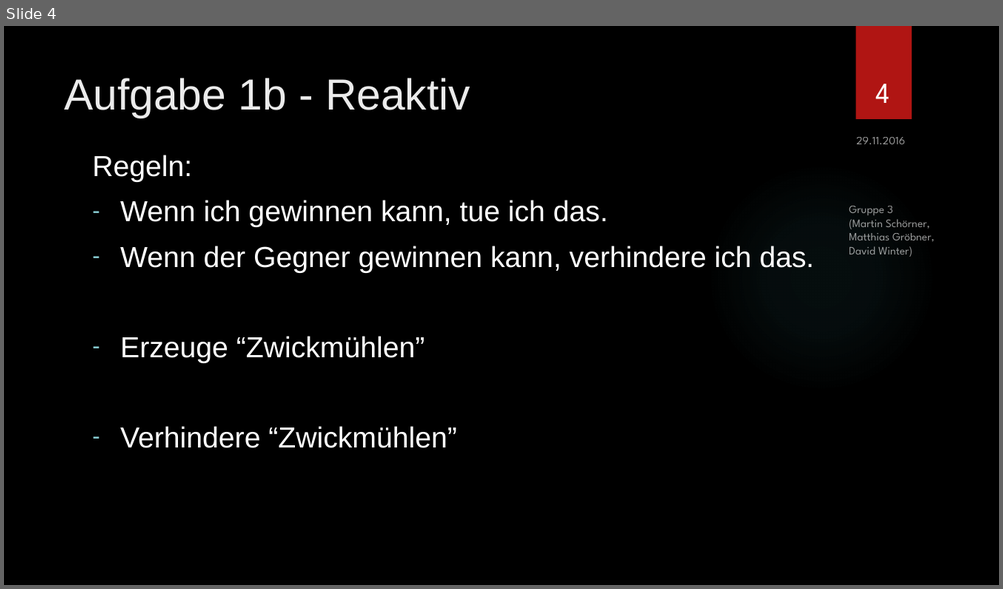
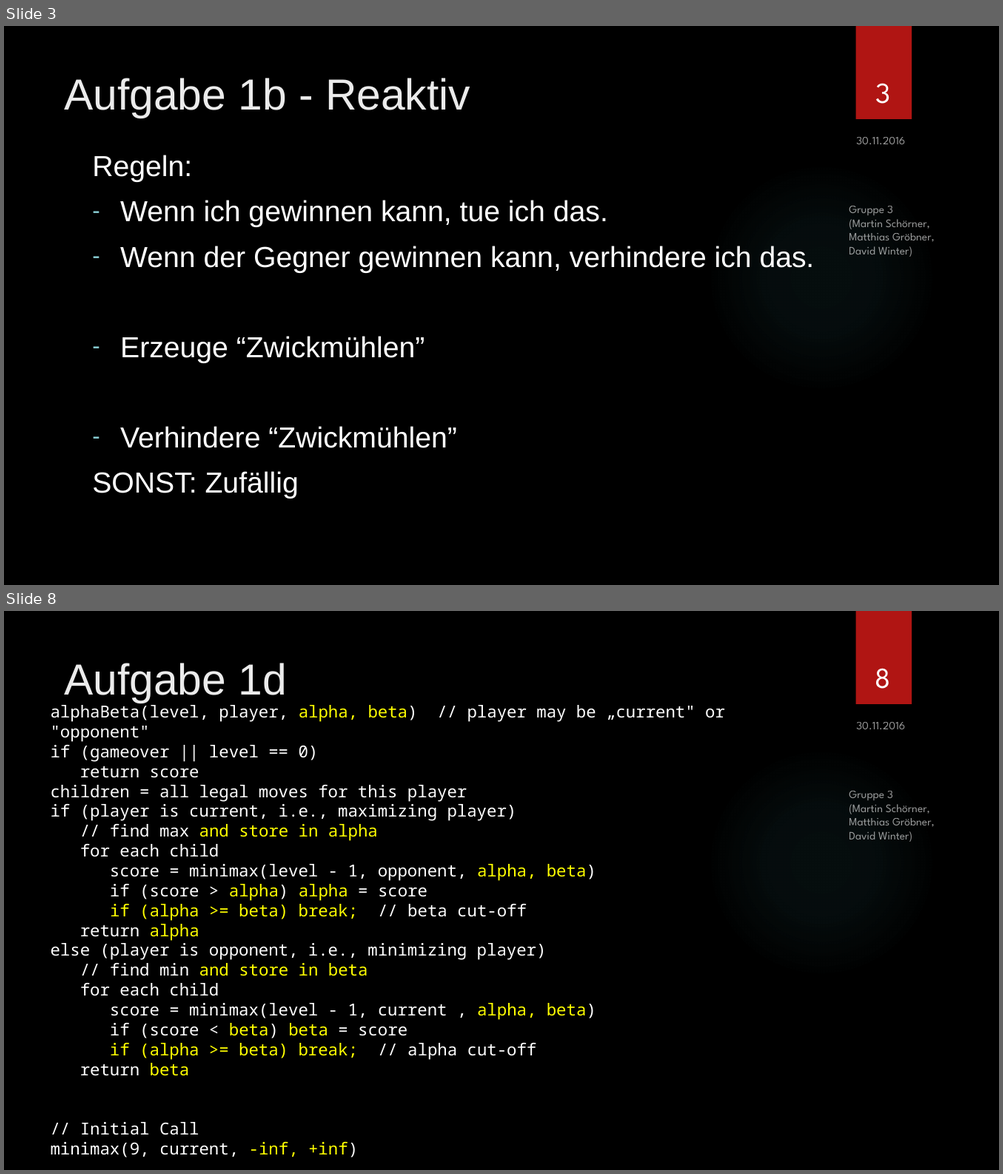
Before and after one commit to SOAS-Uni-Augsburg/ws16-17-group-03, a slide deck: Blatt-06/Präsentation.pptx. Shown one above the other, each under a label of ours: slide 4 before the commit, slides 3 and 8 after it; the slides between them are not shown. The pictures are 1003x589 and 1003x1174 pixels, drawn with LibreOffice and Linux fonts; fonts in the diff are those of the drawing; background and template pictures are left out. Boxes give left, top, right and bottom in pixels: in the first picture for what was removed or moved away, otherwise in the second. Text is boxed around its words. In the diff, an @@ line names an element or a change of style, - is before the commit and + after.

```diff
--- a/Blatt-06/Präsentation.pptx
+++ b/Blatt-06/Präsentation.pptx
@@ slide 8 added at bbox=[4, 611, 999, 1170], background picture (left out); not listed: 2 template elements that a slide beside it also shows @@
@@ title added at bbox=[64, 663, 287, 703], 42 pt, text #EBEBEB @@
+Aufgabe 1d
@@ page number added at bbox=[875, 668, 891, 689], 28 pt, text #FFFFFF @@
+8
@@ text added at bbox=[51, 703, 725, 1158], 16 pt, text #FFFFFF @@
+alphaBeta(level, player, alpha, beta) // player may be „current" or "opponent"
+if (gameover || level == 0)
+return score
+children = all legal moves for this player
+if (player is current, i.e., maximizing player)
+// find max and store in alpha
+for each child
+score = minimax(level - 1, opponent, alpha, beta)
+if (score > alpha) alpha = score
+if (alpha >= beta) break; // beta cut-off
+return alpha
+else (player is opponent, i.e., minimizing player)
+// find min and store in beta
+for each child
+score = minimax(level - 1, current , alpha, beta)
+if (score < beta) beta = score
+if (alpha >= beta) break; // alpha cut-off
+return beta
+// Initial Call
+minimax(9, current, -inf, +inf)
@@ text added at bbox=[856, 722, 905, 729], 11 pt, text #FFFFFF at 60% opacity @@
+30.11.2016
@@ text added at bbox=[848, 791, 934, 842], 11 pt, text #FFFFFF at 60% opacity @@
+Gruppe 3
+(Martin Schörner,
+Matthias Gröbner,
+David Winter)
@@ what was slide 4 is now slide 3 @@
@@ slide 3 changed as well @@
@@ page number at bbox=[875, 83, 890, 104]: text changed @@
-4
+3
@@ text at bbox=[856, 137, 905, 144]: text changed @@
-29.11.2016
+30.11.2016
@@ text at bbox=[92, 471, 299, 499]: paragraph added @@
+SONST: Zufällig
```
Also in this commit, not shown: 5 other slides changed, 11 other slides added, 2 slides removed, 9 other files.
